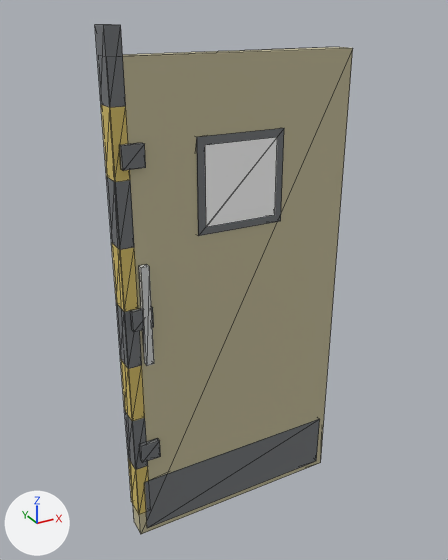
The glTF model models/kit/bulkhead_steel_door.glb as it was, and as the next commit left it.
Rendered twice from a 50 mm camera at (-1.14, -1.98, 2.09) aimed at (-0.03, 0.04, 1.08). Lighting does not change. The marker at lower left points along +X, +Y and +Z. The older version comes first. Mesh edges are drawn as thin lines. Vertices at exactly the same position are counted once.

The first picture shows 'bulkhead_steel_door'.
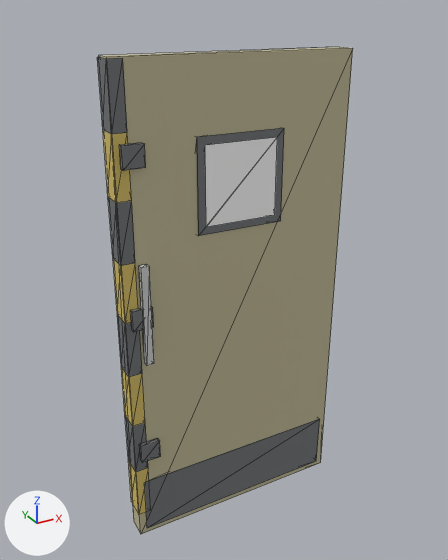
Boxes (x1, y1, x2, y2) around the edits, measured in the pictures (448 x 560 px; the box of a moved part takes in the faces that stretch with it):
'bulkhead_steel_door', reshaped: before (95, 25, 353, 534); after (97, 47, 353, 534)
part 1 of me_base, moved or reshaped: before (95, 25, 149, 515); after (97, 57, 149, 515)

Patch to the scene script:
```diff
--- a/models/kit/bulkhead_steel_door.glb.py
+++ b/models/kit/bulkhead_steel_door.glb.py
@@ me_base @@
 # used by ob_bulkhead_steel_door; location = (0.0, 0.0, 0.0)
-me_base.from_pydata(...)  # 132 vertices, 240 faces; spans x -0.48..0.48, y -0.07..0.07, z 0.0..2.04
+me_base.from_pydata(...)  # 132 vertices, 240 faces; spans x -0.48..0.48, y -0.07..0.07, z 0.0..1.95
+# me_base part 1: the loose piece of 36 vertices spanning x -0.48..-0.43, y -0.04..0.04, z 0.12..2.04 is scaled about the mesh origin by (1, 1, 0.951)
 me_base.materials.append(mat_pane)
```
